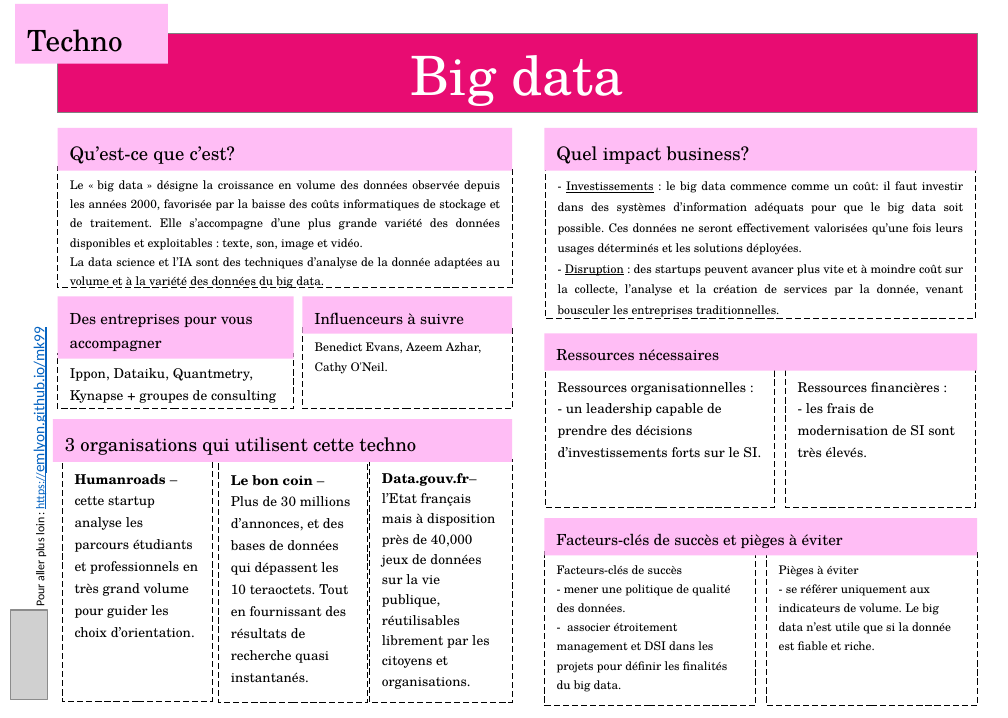
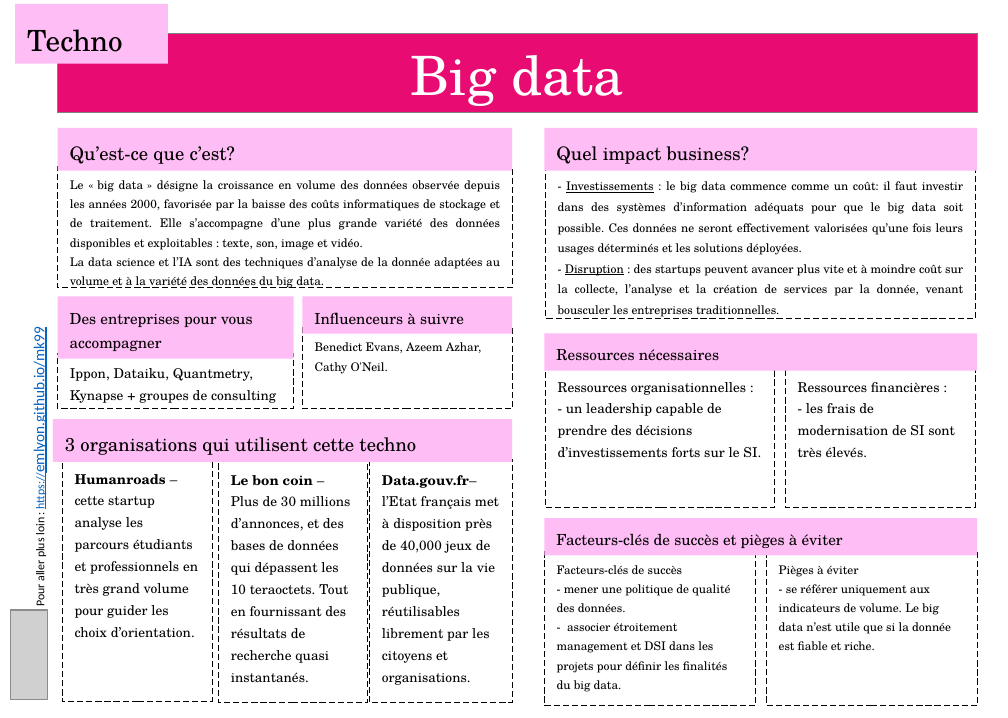
Before and after one commit to emlyon/chaire-implid, a slide deck: slide 3 of docs/content/fr/cards.pptx. Drawn at 1008x718 pixels with LibreOffice and Linux fonts; fonts in the diff are those of the drawing; grey boxes stand for pictures. Boxes give left, top, right and bottom in pixels: in the first picture for what was removed or moved away, otherwise in the second. Text is boxed around its words. In the diff, an @@ line names an element or a change of style, - is before the commit and + after.

```diff
--- a/docs/content/fr/cards.pptx
+++ b/docs/content/fr/cards.pptx
@@ text in rectangle at (x1=382, y1=475, x2=499, y2=685): text changed @@
-Data.gouv.fr– l’Etat français mais à disposition près de 40,000 jeux de données sur la vie publique, réutilisables librement par les citoyens et organisations.
+Data.gouv.fr– l’Etat français met à disposition près de 40,000 jeux de données sur la vie publique, réutilisables librement par les citoyens et organisations.
```
Also in this commit, not shown: 3 other slides changed, 17 other files.
